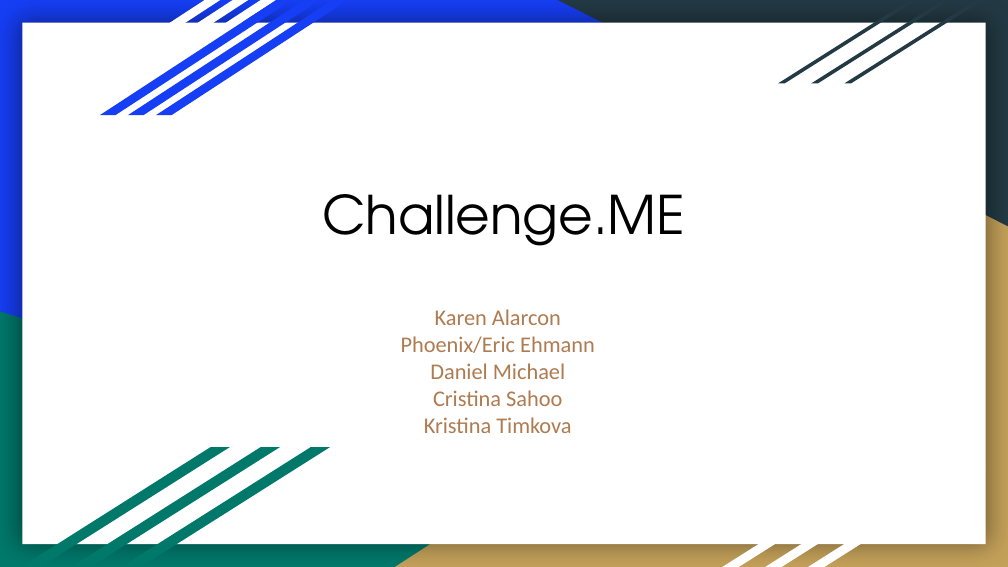
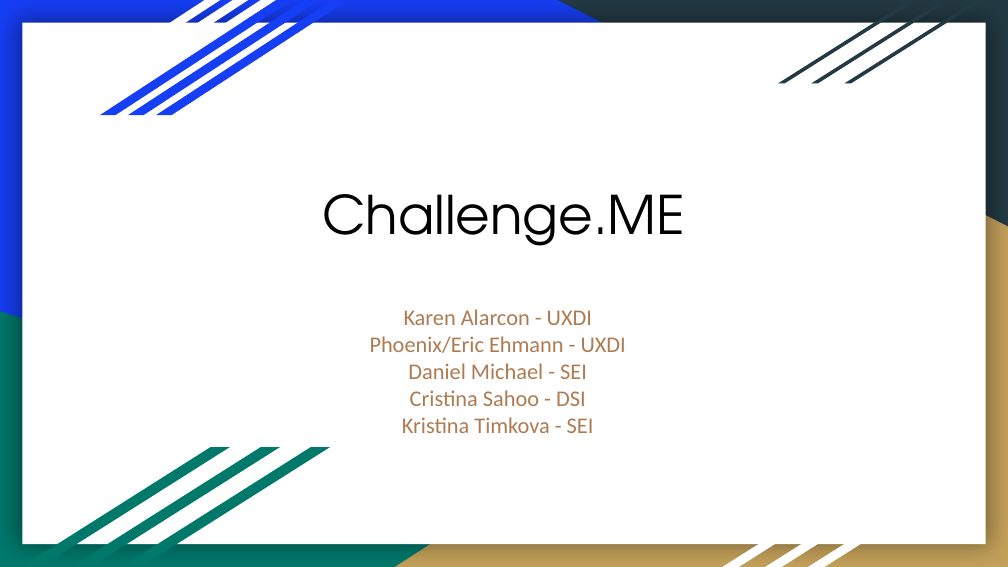
Before and after one commit to CristinaSahoo/Motivation-Through-Friendly-Competition, a slide deck: slide 1 of presentation/Motivation-Friendly-Competition.pptx. Drawn at 1008x567 pixels with LibreOffice and Linux fonts; fonts in the diff are those of the drawing. Boxes give left, top, right and bottom in pixels: in the first picture for what was removed or moved away, otherwise in the second. Text is boxed around its words. In the diff, an @@ line names an element or a change of style, - is before the commit and + after.

```diff
--- a/presentation/Motivation-Friendly-Competition.pptx
+++ b/presentation/Motivation-Friendly-Competition.pptx
@@ subtitle at box(370, 309, 626, 433): text changed @@
-Karen Alarcon
-Phoenix/Eric Ehmann
-Daniel Michael
-Cristina Sahoo
-Kristina Timkova
+Karen Alarcon - UXDI
+Phoenix/Eric Ehmann - UXDI
+Daniel Michael - SEI
+Cristina Sahoo - DSI
+Kristina Timkova - SEI
```
Also in this commit, not shown: 3 other slides changed, 4 slides added, 1 slide removed, 2 other files.
